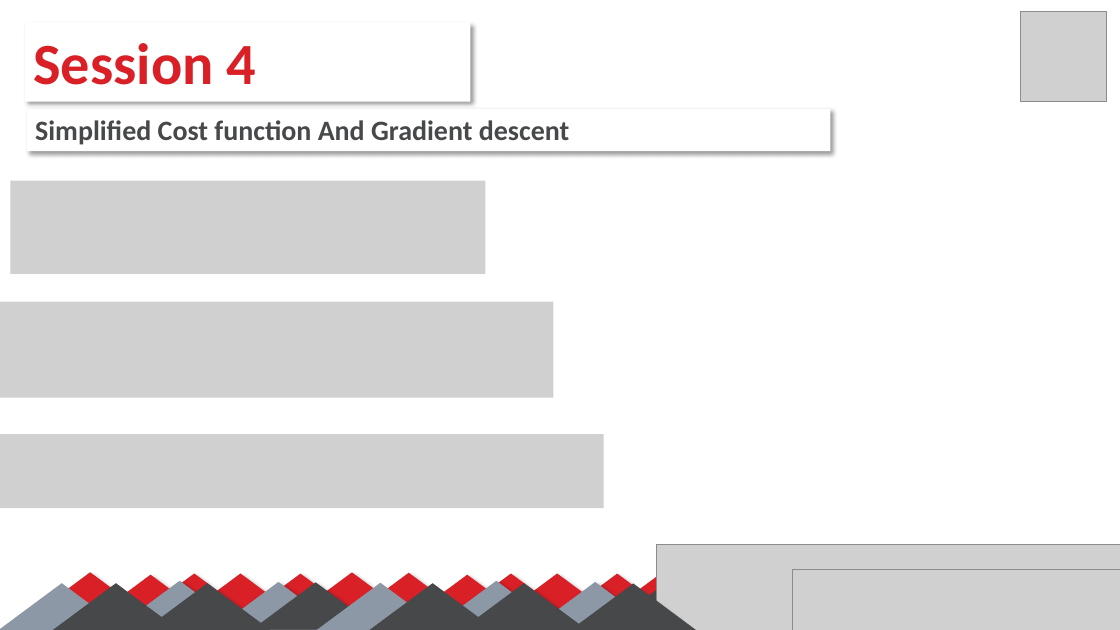
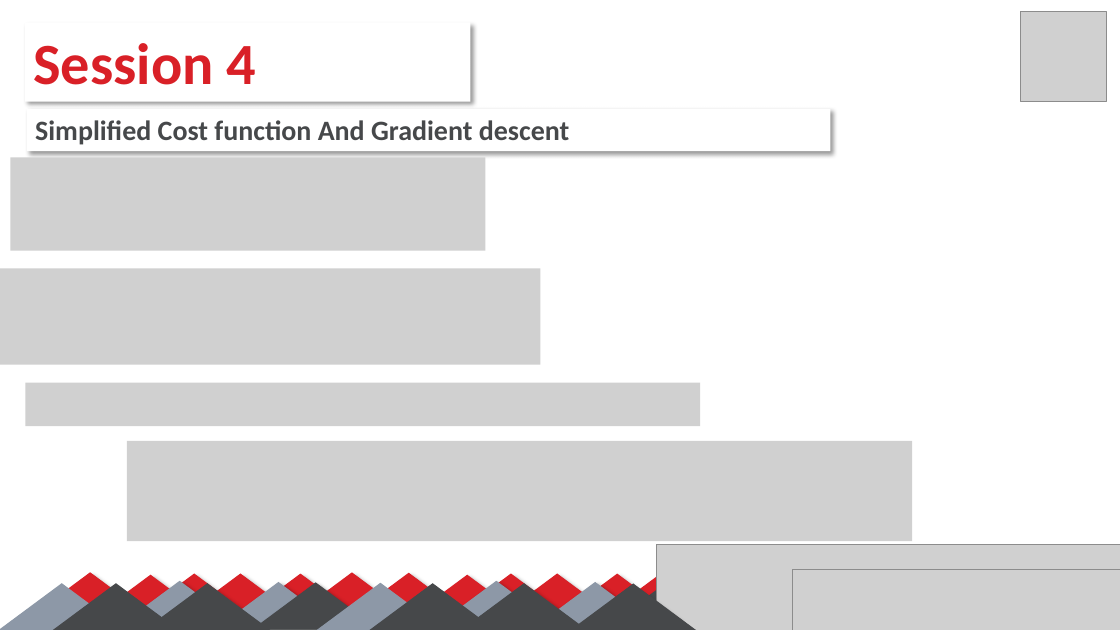
Before and after one commit to SalmaGira/machine-learning-workshop-Kvector, a slide deck: slide 16 of Sessions/Session 4/Session_04.pptx (slide 14 before the commit). Drawn at 1120x630 pixels with LibreOffice and Linux fonts; fonts in the diff are those of the drawing; grey boxes stand for pictures. Boxes give left, top, right and bottom in pixels: in the first picture for what was removed or moved away, otherwise in the second. Text is boxed around its words. In the diff, an @@ line names an element or a change of style, - is before the commit and + after.

```diff
--- a/Sessions/Session 4/Session_04.pptx
+++ b/Sessions/Session 4/Session_04.pptx
@@ picture: place and size @@
-picture at <box>10,181,485,274</box>
+picture at <box>10,157,485,250</box>
@@ picture: place and size @@
-picture at <box>0,302,554,398</box>
+picture at <box>0,268,540,365</box>
@@ picture added at <box>25,382,700,426</box> @@
@@ picture removed at <box>0,434,603,508</box> @@
@@ picture added at <box>127,441,912,541</box> @@
```
Also in this commit, not shown: 5 other slides changed, 5 slides added.
